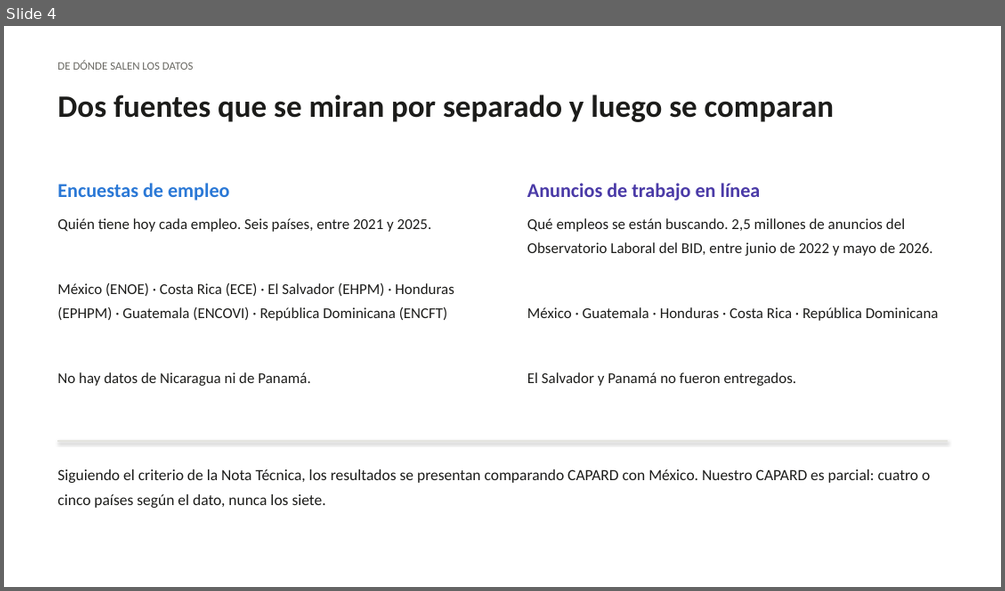
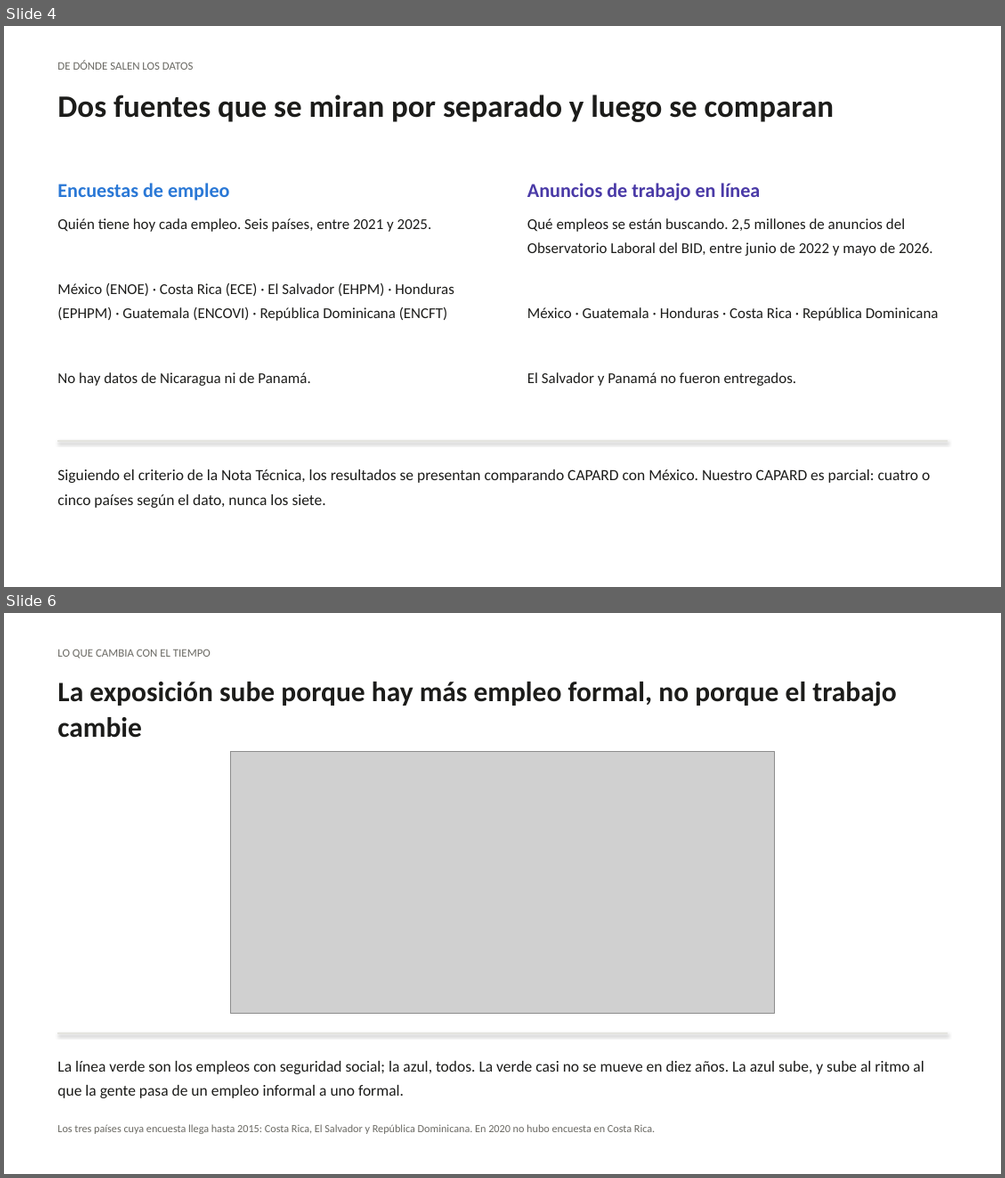
Before and after one commit to etorresram/CID-Technical-Note, a slide deck: Presentacion_CID_IA_Sectores.pptx. Shown one above the other, each under a label of ours: slide 4 before the commit, slides 4 and 6 after it; the slides between them are not shown. The pictures are 1005x591 and 1005x1178 pixels, drawn with LibreOffice and Linux fonts; fonts in the diff are those of the drawing; grey boxes stand for pictures. Boxes give left, top, right and bottom in pixels: in the first picture for what was removed or moved away, otherwise in the second. Text is boxed around its words. In the diff, an @@ line names an element or a change of style, - is before the commit and + after.

Commit message:
La serie de una decada: exposicion total frente a formal, 2015-2025

```diff
--- a/Presentacion_CID_IA_Sectores.pptx
+++ b/Presentacion_CID_IA_Sectores.pptx
@@ slide 6 added at (x1=4, y1=613, x2=1001, y2=1174), background #FFFFFF @@
@@ text added at (x1=57, y1=649, x2=210, y2=658), 11 pt, text #6B6A64 @@
+LO QUE CAMBIA CON EL TIEMPO
@@ text added at (x1=57, y1=682, x2=896, y2=738), 27 pt, text #1C1C1A, bold @@
+La exposición sube porque hay más empleo formal, no porque el trabajo cambie
@@ picture added at (x1=231, y1=751, x2=774, y2=1013) @@
@@ line added from (57, 1033) to (947, 1033), #E4E4DF 1.5 pt @@
@@ text added at (x1=57, y1=1061, x2=923, y2=1098), 15 pt, text #1C1C1A @@
+La línea verde son los empleos con seguridad social; la azul, todos. La verde casi no se mueve en diez años. La azul sube, y sube al ritmo al que la gente pasa de un empleo informal a uno formal.
@@ text added at (x1=57, y1=1124, x2=655, y2=1134), 10.5 pt, text #6B6A64 @@
+Los tres países cuya encuesta llega hasta 2015: Costa Rica, El Salvador y República Dominicana. En 2020 no hubo encuesta en Costa Rica.
```
Also in this commit, not shown: 1 slide changed, 2 other files.
